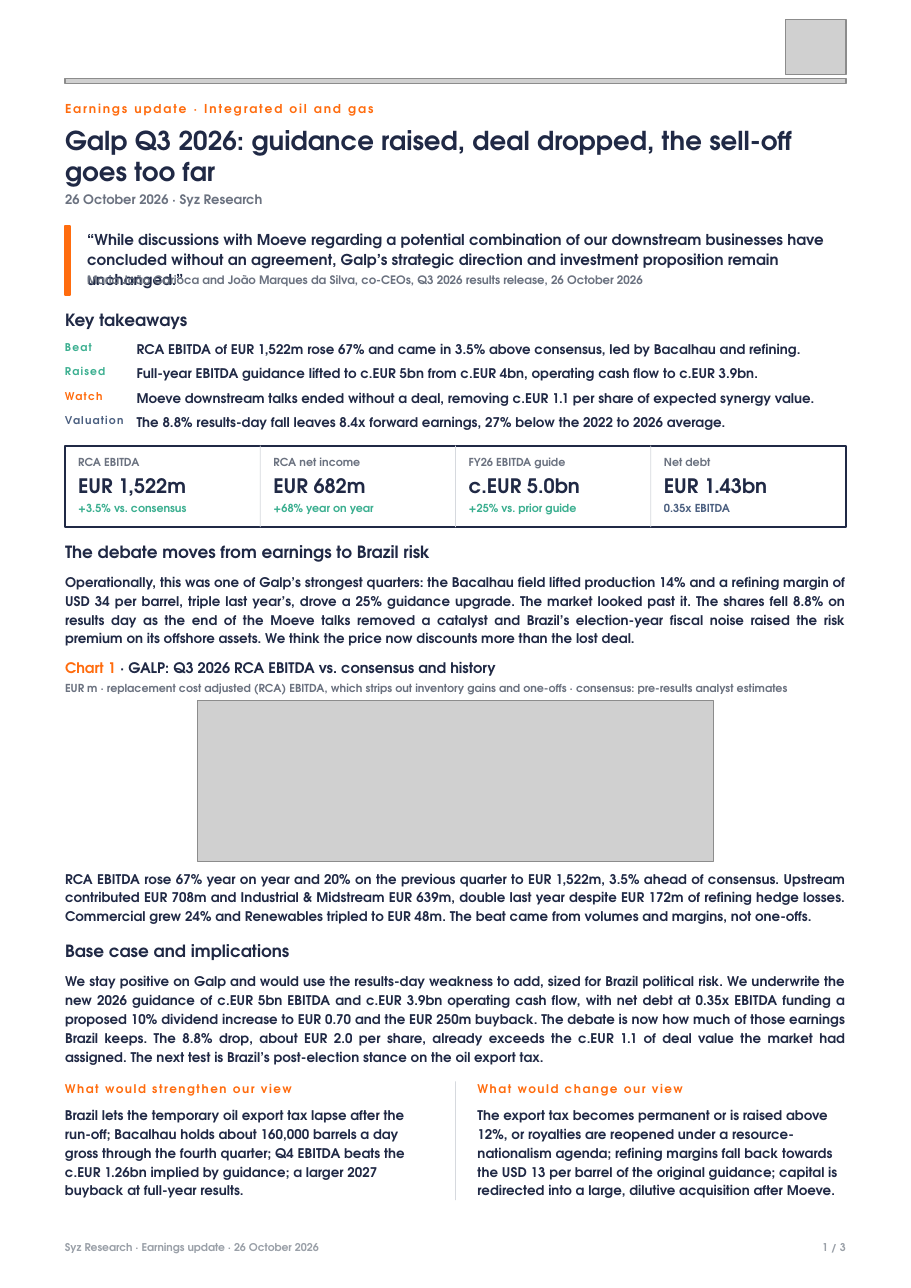
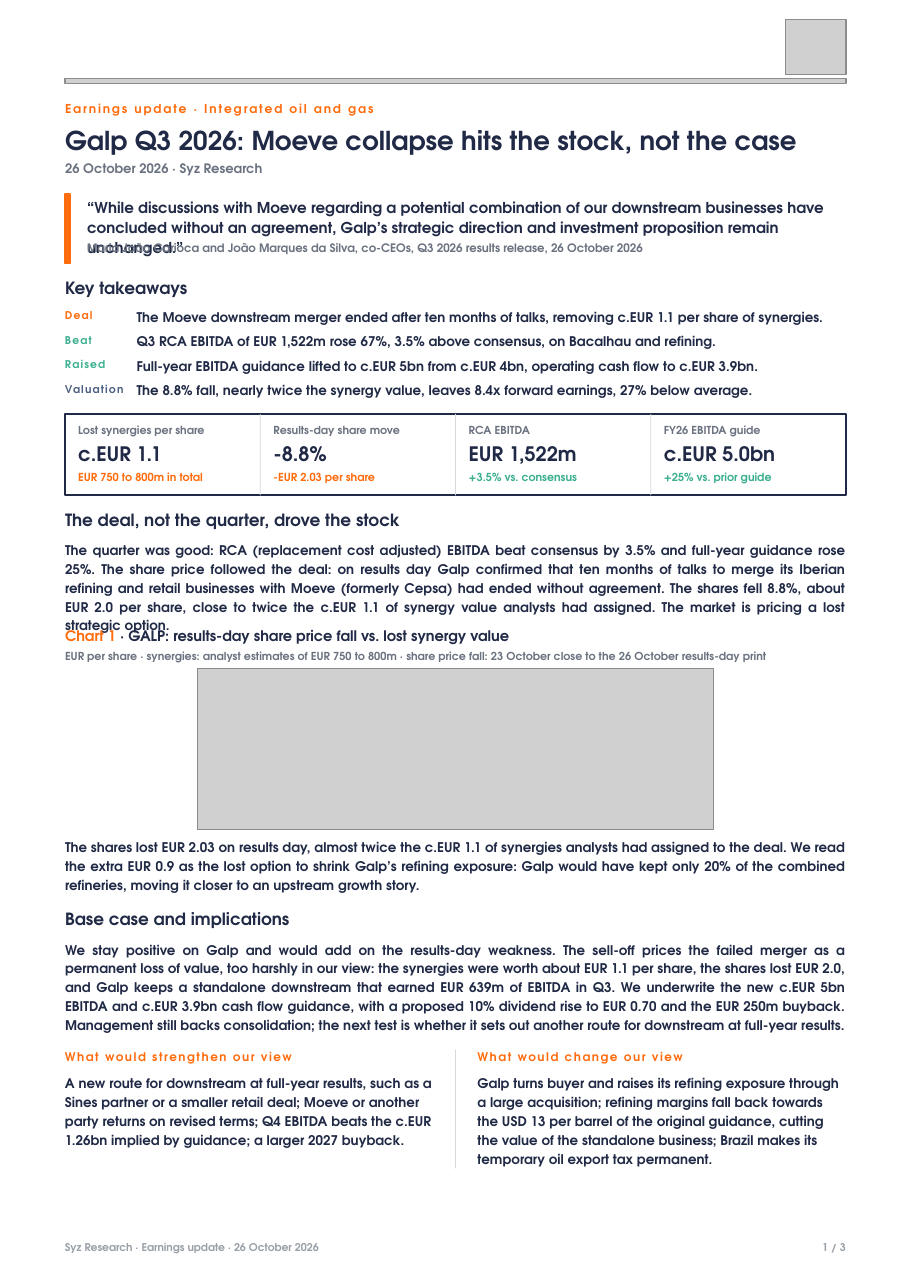
Before and after one commit to jb-db05/syz-earnings, a slide deck: slide 1 of outputs/GALP_Q3_2026/Earnings_Update_GALP_Q32026.pptx. Drawn at 911x1288 pixels with LibreOffice and Linux fonts; fonts in the diff are those of the drawing; grey boxes stand for pictures. Boxes give left, top, right and bottom in pixels: in the first picture for what was removed or moved away, otherwise in the second. Text is boxed around its words. In the diff, an @@ line names an element or a change of style, - is before the commit and + after.

```diff
--- a/outputs/GALP_Q3_2026/Earnings_Update_GALP_Q32026.pptx
+++ b/outputs/GALP_Q3_2026/Earnings_Update_GALP_Q32026.pptx
@@ text at <box>65,130,797,155</box>: text changed @@
-Galp Q3 2026: guidance raised, deal dropped, the sell-off goes too far
+Galp Q3 2026: Moeve collapse hits the stock, not the case
@@ text added at <box>65,311,92,319</box>, 7 pt, text #FF6C0E, bold @@
+Deal
@@ text at <box>137,311,823,325</box>: text changed @@
-Moeve downstream talks ended without a deal, removing c.EUR 1.1 per share of expected synergy value.
+The Moeve downstream merger ended after ten months of talks, removing c.EUR 1.1 per share of synergies.
@@ text "Beat": place and size @@
-text "Beat" at <box>65,343,92,351</box>
+text "Beat" at <box>65,336,92,344</box>
@@ text "Raised": place and size @@
-text "Raised" at <box>65,367,105,375</box>
+text "Raised" at <box>65,360,105,368</box>
@@ text "Full-year EBITDA guidance lifted to ...": place and size @@
-text "Full-year EBITDA guidance lifted to ..." at <box>137,367,758,381</box>
+text "Full-year EBITDA guidance lifted to ..." at <box>137,360,758,374</box>
@@ text at <box>137,335,715,349</box>: text changed @@
-RCA EBITDA of EUR 1,522m rose 67% and came in 3.5% above consensus, led by Bacalhau and refining.
+Q3 RCA EBITDA of EUR 1,522m rose 67%, 3.5% above consensus, on Bacalhau and refining.
@@ text at <box>137,384,752,398</box>: text changed @@
-The 8.8% results-day fall leaves 8.4x forward earnings, 27% below the 2022 to 2026 average.
+The 8.8% fall, nearly twice the synergy value, leaves 8.4x forward earnings, 27% below average.
@@ text removed at <box>65,390,134,409</box> @@
-Watch
@@ text at <box>78,446,161,462</box>: text changed @@
-EUR 1,522m
+c.EUR 1.1
@@ text at <box>78,425,204,437</box>: text changed @@
-RCA EBITDA
+Lost synergies per share
@@ text at <box>273,446,326,462</box>: text changed @@
-EUR 682m
+-8.8%
@@ text at <box>273,426,400,436</box>: text changed @@
-RCA net income
+Results-day share move
@@ text at <box>469,426,530,434</box>: text changed @@
-FY26 EBITDA guide
+RCA EBITDA
@@ text at <box>469,446,577,464</box>: text changed @@
-c.EUR 5.0bn
+EUR 1,522m
@@ text at <box>664,446,775,462</box>: text changed @@
-EUR 1.43bn
+c.EUR 5.0bn
@@ text at <box>664,425,761,437</box>: text changed @@
-Net debt
+FY26 EBITDA guide
@@ text at <box>78,472,203,481</box>: text changed; text colour #3BAF90 to #FF6C0E @@
-+3.5% vs. consensus
+EUR 750 to 800m in total
@@ text at <box>273,472,375,483</box>: text changed; text colour #3BAF90 to #FF6C0E @@
-+68% year on year
+-EUR 2.03 per share
@@ text at <box>469,472,577,482</box>: text changed @@
-+25% vs. prior guide
++3.5% vs. consensus
@@ text at <box>664,472,772,484</box>: text changed; text colour #4B5F80 to #3BAF90 @@
-0.35x EBITDA
++25% vs. prior guide
@@ text at <box>65,513,400,529</box>: text changed @@
-The debate moves from earnings to Brazil risk
+The deal, not the quarter, drove the stock
@@ text at <box>65,544,845,615</box>: text changed @@
-Operationally, this was one of Galp’s strongest quarters: the Bacalhau field lifted production 14% and a refining margin of USD 34 per barrel, triple last year’s, drove a 25% guidance upgrade. The market looked past it. The shares fell 8.8% on results day as the end of the Moeve talks removed a catalyst and Brazil’s election-year fiscal noise raised the risk premium on its offshore assets. We think the price now discounts more than the lost deal.
+The quarter was good: RCA (replacement cost adjusted) EBITDA beat consensus by 3.5% and full-year guidance rose 25%. The share price followed the deal: on results day Galp confirmed that ten months of talks to merge its Iberian refining and retail businesses with Moeve (formerly Cepsa) had ended without agreement. The shares fell 8.8%, about EUR 2.0 per share, close to twice the c.EUR 1.1 of synergy value analysts had assigned. The market is pricing a lost strategic option.
@@ text at <box>65,625,509,644</box>: text changed @@
-Chart 1 · GALP: Q3 2026 RCA EBITDA vs. consensus and history
+Chart 1 · GALP: results-day share price fall vs. lost synergy value
@@ text at <box>65,651,766,663</box>: text changed @@
-EUR m · replacement cost adjusted (RCA) EBITDA, which strips out inventory gains and one-offs · consensus: pre-results analyst estimates
+EUR per share · synergies: analyst estimates of EUR 750 to 800m · share price fall: 23 October close to the 26 October results-day print
@@ 8 texts, 4 lines, 2 rectangles, 1 picture: place and size @@
-8 texts, 4 lines, 2 rectangles, 1 picture at <box>65,194,846,1200</box>
+8 texts, 4 lines, 2 rectangles, 1 picture at <box>65,163,846,1168</box>
@@ text at <box>65,841,845,893</box>: text changed @@
-RCA EBITDA rose 67% year on year and 20% on the previous quarter to EUR 1,522m, 3.5% ahead of consensus. Upstream contributed EUR 708m and Industrial & Midstream EUR 639m, double last year despite EUR 172m of refining hedge losses. Commercial grew 24% and Renewables tripled to EUR 48m. The beat came from volumes and margins, not one-offs.
+The shares lost EUR 2.03 on results day, almost twice the c.EUR 1.1 of synergies analysts had assigned to the deal. We read the extra EUR 0.9 as the lost option to shrink Galp’s refining exposure: Galp would have kept only 20% of the combined refineries, moving it closer to an upstream growth story.
@@ text at <box>65,944,845,1033</box>: text changed @@
-We stay positive on Galp and would use the results-day weakness to add, sized for Brazil political risk. We underwrite the new 2026 guidance of c.EUR 5bn EBITDA and c.EUR 3.9bn operating cash flow, with net debt at 0.35x EBITDA funding a proposed 10% dividend increase to EUR 0.70 and the EUR 250m buyback. The debate is now how much of those earnings Brazil keeps. The 8.8% drop, about EUR 2.0 per share, already exceeds the c.EUR 1.1 of deal value the market had assigned. The next test is Brazil’s post-election stance on the oil export tax.
+We stay positive on Galp and would add on the results-day weakness. The sell-off prices the failed merger as a permanent loss of value, too harshly in our view: the synergies were worth about EUR 1.1 per share, the shares lost EUR 2.0, and Galp keeps a standalone downstream that earned EUR 639m of EBITDA in Q3. We underwrite the new c.EUR 5bn EBITDA and c.EUR 3.9bn cash flow guidance, with a proposed 10% dividend rise to EUR 0.70 and the EUR 250m buyback. Management still backs consolidation; the next test is whether it sets out another route for downstream at full-year results.
@@ text at <box>65,1078,432,1148</box>: text changed @@
-Brazil lets the temporary oil export tax lapse after the run-off; Bacalhau holds about 160,000 barrels a day gross through the fourth quarter; Q4 EBITDA beats the c.EUR 1.26bn implied by guidance; a larger 2027 buyback at full-year results.
+A new route for downstream at full-year results, such as a Sines partner or a smaller retail deal; Moeve or another party returns on revised terms; Q4 EBITDA beats the c.EUR 1.26bn implied by guidance; a larger 2027 buyback.
@@ text at <box>477,1077,839,1167</box>: text changed @@
-The export tax becomes permanent or is raised above 12%, or royalties are reopened under a resource-nationalism agenda; refining margins fall back towards the USD 13 per barrel of the original guidance; capital is redirected into a large, dilutive acquisition after Moeve.
+Galp turns buyer and raises its refining exposure through a large acquisition; refining margins fall back towards the USD 13 per barrel of the original guidance, cutting the value of the standalone business; Brazil makes its temporary oil export tax permanent.
```
Also in this commit, not shown: 2 other slides changed, 6 other files.
